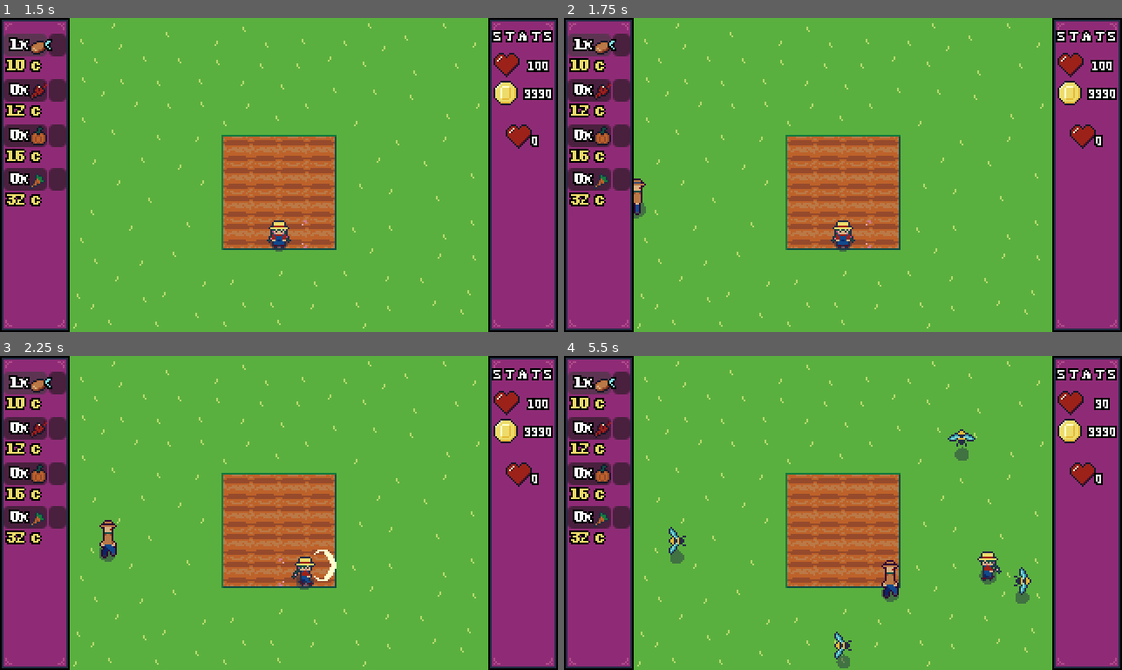
Above: before the commit, frames 1-4 (two rows, left to right).
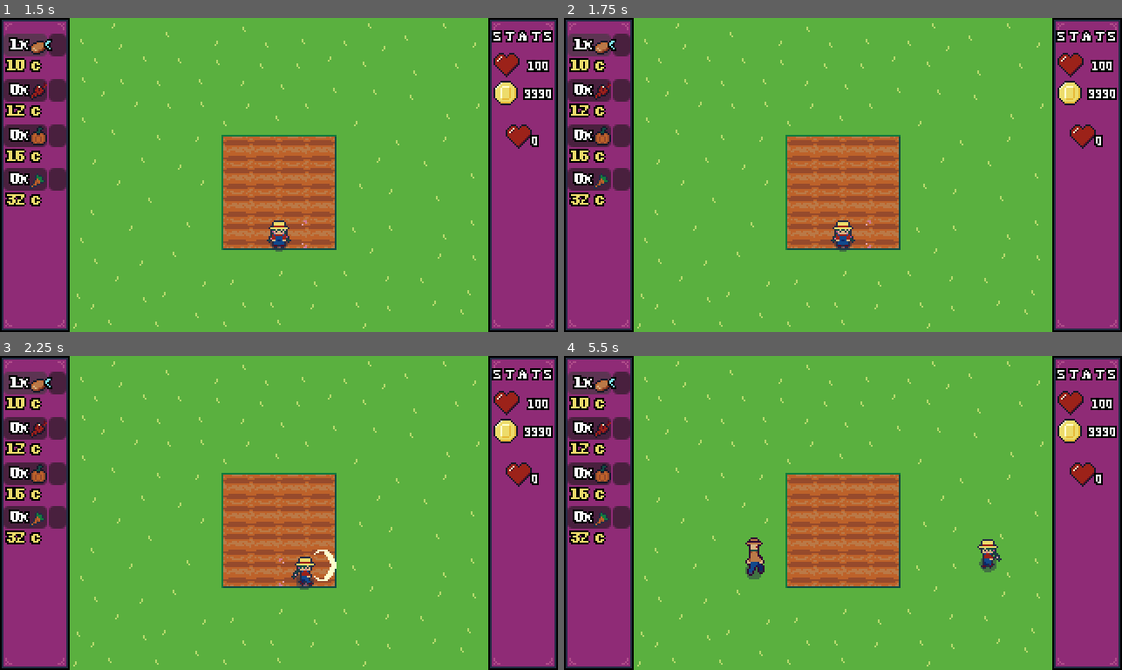
Above: after the commit, the same moments.

Repository: ghoulBlade3/harvest_bounty
Game: Godot game, scene res://main.tscn
Two runs of this game, one before a commit and one after it. Both use one fixed random seed, a clock stepped at 60 frames per second and the inputs below.
Inputs (mouse positions are in pixels of both pictures, inside the frame that each line leads up to):
- Up to frame 1 (1.5 s): click (55, 46) at 0.52 s; click (27, 46) at 1.27 s
- Up to frame 2 (1.75 s): no input
- Up to frame 3 (2.25 s): hold D (move_right) from 2.03 s (still down); tap J (attack) at 2.1 s
- Up to frame 4 (5.5 s): release D (move_right) at 2.78 s; hold S (move_down) 2.78-3.53 s; tap one key every 0.75 s from 2.85 s: E (interact) R (water) J (attack) E (interact); hold D (move_right) 3.53-4.28 s; hold W (move_up) 4.28-5.03 s; hold A (move_left) from 5.03 s (still down)

Frame 1 is identical in both runs. In frame 2, 0.2% of the frame differs, in the area x 12-15%, y 51-64%; in frame 3, 0.3%; in frame 4, 2.0%, in the area x 18-99%, y 13-100%.

Commit message:
added increase to spawning

Diff:
--- a/main.tscn
+++ b/main.tscn
@@ -291,6 +291,7 @@
 position = Vector2(160, 32)
 
 [node name="Timer" type="Timer" parent="spawn_areas" unique_id=1369850285]
+wait_time = 3.0
 autostart = true
 
 [node name="camera" type="Camera2D" parent="." unique_id=403919883]
@@ -399,34 +400,34 @@
 
 [connection signal="area_entered" from="game_objects/farmland" to="game_objects/farmland" method="_on_area_entered"]
 [connection signal="area_exited" from="game_objects/farmland" to="game_objects/farmland" method="_on_area_exited"]
-[connection signal="area_entered" from="game_objects/@Area2D@18809" to="game_objects/@Area2D@18809" method="_on_area_entered"]
-[connection signal="area_exited" from="game_objects/@Area2D@18809" to="game_objects/@Area2D@18809" method="_on_area_exited"]
-[connection signal="area_entered" from="game_objects/@Area2D@18810" to="game_objects/@Area2D@18810" method="_on_area_entered"]
-[connection signal="area_exited" from="game_objects/@Area2D@18810" to="game_objects/@Area2D@18810" method="_on_area_exited"]
-[connection signal="area_entered" from="game_objects/@Area2D@18811" to="game_objects/@Area2D@18811" method="_on_area_entered"]
-[connection signal="area_exited" from="game_objects/@Area2D@18811" to="game_objects/@Area2D@18811" method="_on_area_exited"]
-[connection signal="area_entered" from="game_objects/@Area2D@18812" to="game_objects/@Area2D@18812" method="_on_area_entered"]
-[connection signal="area_exited" from="game_objects/@Area2D@18812" to="game_objects/@Area2D@18812" method="_on_area_exited"]
-[connection signal="area_entered" from="game_objects/@Area2D@18813" to="game_objects/@Area2D@18813" method="_on_area_entered"]
-[connection signal="area_exited" from="game_objects/@Area2D@18813" to="game_objects/@Area2D@18813" method="_on_area_exited"]
-[connection signal="area_entered" from="game_objects/@Area2D@18814" to="game_objects/@Area2D@18814" method="_on_area_entered"]
-[connection signal="area_exited" from="game_objects/@Area2D@18814" to="game_objects/@Area2D@18814" method="_on_area_exited"]
-[connection signal="area_entered" from="game_objects/@Area2D@18815" to="game_objects/@Area2D@18815" method="_on_area_entered"]
-[connection signal="area_exited" from="game_objects/@Area2D@18815" to="game_objects/@Area2D@18815" method="_on_area_exited"]
-[connection signal="area_entered" from="game_objects/@Area2D@18816" to="game_objects/@Area2D@18816" method="_on_area_entered"]
-[connection signal="area_exited" from="game_objects/@Area2D@18816" to="game_objects/@Area2D@18816" method="_on_area_exited"]
-[connection signal="area_entered" from="game_objects/@Area2D@18817" to="game_objects/@Area2D@18817" method="_on_area_entered"]
-[connection signal="area_exited" from="game_objects/@Area2D@18817" to="game_objects/@Area2D@18817" method="_on_area_exited"]
-[connection signal="area_entered" from="game_objects/@Area2D@18818" to="game_objects/@Area2D@18818" method="_on_area_entered"]
-[connection signal="area_exited" from="game_objects/@Area2D@18818" to="game_objects/@Area2D@18818" method="_on_area_exited"]
-[connection signal="area_entered" from="game_objects/@Area2D@18819" to="game_objects/@Area2D@18819" method="_on_area_entered"]
-[connection signal="area_exited" from="game_objects/@Area2D@18819" to="game_objects/@Area2D@18819" method="_on_area_exited"]
-[connection signal="area_entered" from="game_objects/@Area2D@18820" to="game_objects/@Area2D@18820" method="_on_area_entered"]
-[connection signal="area_exited" from="game_objects/@Area2D@18820" to="game_objects/@Area2D@18820" method="_on_area_exited"]
-[connection signal="area_entered" from="game_objects/@Area2D@18821" to="game_objects/@Area2D@18821" method="_on_area_entered"]
-[connection signal="area_exited" from="game_objects/@Area2D@18821" to="game_objects/@Area2D@18821" method="_on_area_exited"]
-[connection signal="area_entered" from="game_objects/@Area2D@18822" to="game_objects/@Area2D@18822" method="_on_area_entered"]
-[connection signal="area_exited" from="game_objects/@Area2D@18822" to="game_objects/@Area2D@18822" method="_on_area_exited"]
-[connection signal="area_entered" from="game_objects/@Area2D@18823" to="game_objects/@Area2D@18823" method="_on_area_entered"]
-[connection signal="area_exited" from="game_objects/@Area2D@18823" to="game_objects/@Area2D@18823" method="_on_area_exited"]
+[connection signal="area_entered" from="game_objects/@Area2D@20524" to="game_objects/@Area2D@20524" method="_on_area_entered"]
+[connection signal="area_exited" from="game_objects/@Area2D@20524" to="game_objects/@Area2D@20524" method="_on_area_exited"]
+[connection signal="area_entered" from="game_objects/@Area2D@20525" to="game_objects/@Area2D@20525" method="_on_area_entered"]
+[connection signal="area_exited" from="game_objects/@Area2D@20525" to="game_objects/@Area2D@20525" method="_on_area_exited"]
+[connection signal="area_entered" from="game_objects/@Area2D@20526" to="game_objects/@Area2D@20526" method="_on_area_entered"]
+[connection signal="area_exited" from="game_objects/@Area2D@20526" to="game_objects/@Area2D@20526" method="_on_area_exited"]
+[connection signal="area_entered" from="game_objects/@Area2D@20527" to="game_objects/@Area2D@20527" method="_on_area_entered"]
+[connection signal="area_exited" from="game_objects/@Area2D@20527" to="game_objects/@Area2D@20527" method="_on_area_exited"]
+[connection signal="area_entered" from="game_objects/@Area2D@20528" to="game_objects/@Area2D@20528" method="_on_area_entered"]
+[connection signal="area_exited" from="game_objects/@Area2D@20528" to="game_objects/@Area2D@20528" method="_on_area_exited"]
+[connection signal="area_entered" from="game_objects/@Area2D@20529" to="game_objects/@Area2D@20529" method="_on_area_entered"]
+[connection signal="area_exited" from="game_objects/@Area2D@20529" to="game_objects/@Area2D@20529" method="_on_area_exited"]
+[connection signal="area_entered" from="game_objects/@Area2D@20530" to="game_objects/@Area2D@20530" method="_on_area_entered"]
+[connection signal="area_exited" from="game_objects/@Area2D@20530" to="game_objects/@Area2D@20530" method="_on_area_exited"]
+[connection signal="area_entered" from="game_objects/@Area2D@20531" to="game_objects/@Area2D@20531" method="_on_area_entered"]
+[connection signal="area_exited" from="game_objects/@Area2D@20531" to="game_objects/@Area2D@20531" method="_on_area_exited"]
+[connection signal="area_entered" from="game_objects/@Area2D@20532" to="game_objects/@Area2D@20532" method="_on_area_entered"]
+[connection signal="area_exited" from="game_objects/@Area2D@20532" to="game_objects/@Area2D@20532" method="_on_area_exited"]
+[connection signal="area_entered" from="game_objects/@Area2D@20533" to="game_objects/@Area2D@20533" method="_on_area_entered"]
+[connection signal="area_exited" from="game_objects/@Area2D@20533" to="game_objects/@Area2D@20533" method="_on_area_exited"]
+[connection signal="area_entered" from="game_objects/@Area2D@20534" to="game_objects/@Area2D@20534" method="_on_area_entered"]
+[connection signal="area_exited" from="game_objects/@Area2D@20534" to="game_objects/@Area2D@20534" method="_on_area_exited"]
+[connection signal="area_entered" from="game_objects/@Area2D@20535" to="game_objects/@Area2D@20535" method="_on_area_entered"]
+[connection signal="area_exited" from="game_objects/@Area2D@20535" to="game_objects/@Area2D@20535" method="_on_area_exited"]
+[connection signal="area_entered" from="game_objects/@Area2D@20536" to="game_objects/@Area2D@20536" method="_on_area_entered"]
+[connection signal="area_exited" from="game_objects/@Area2D@20536" to="game_objects/@Area2D@20536" method="_on_area_exited"]
+[connection signal="area_entered" from="game_objects/@Area2D@20537" to="game_objects/@Area2D@20537" method="_on_area_entered"]
+[connection signal="area_exited" from="game_objects/@Area2D@20537" to="game_objects/@Area2D@20537" method="_on_area_exited"]
+[connection signal="area_entered" from="game_objects/@Area2D@20538" to="game_objects/@Area2D@20538" method="_on_area_entered"]
+[connection signal="area_exited" from="game_objects/@Area2D@20538" to="game_objects/@Area2D@20538" method="_on_area_exited"]
 [connection signal="timeout" from="spawn_areas/Timer" to="spawn_areas" method="_on_timer_timeout"]
--- a/spawn_areas.gd
+++ b/spawn_areas.gd
@@ -1,6 +1,6 @@
 extends Node2D
 var spawn: bool = true
-var spawn_amnt: int = 1
+var spawn_amnt: float = 1
 var rng = RandomNumberGenerator.new()
 const ENEMY_BOUNTY_HUNTER = preload("uid://bj63vcd61rta6")
 const ENEMY_BEE = preload("uid://btentsv82auxc")
@@ -26,7 +26,7 @@
 
 
 func _on_timer_timeout() -> void:
-	for _x in spawn_amnt:
+	for _x in ceili(spawn_amnt):
 		var position: Vector2
 		var rand_enemy_type: int
 		var child = children[rng.randi_range(0,3)]
@@ -37,3 +37,4 @@
 			spawn_bee(position)
 		else:
 			spawn_bounty_hunter(position)
+	spawn_amnt += 0.1
Not shown: 1 places in main.tscn that only renumber resources
